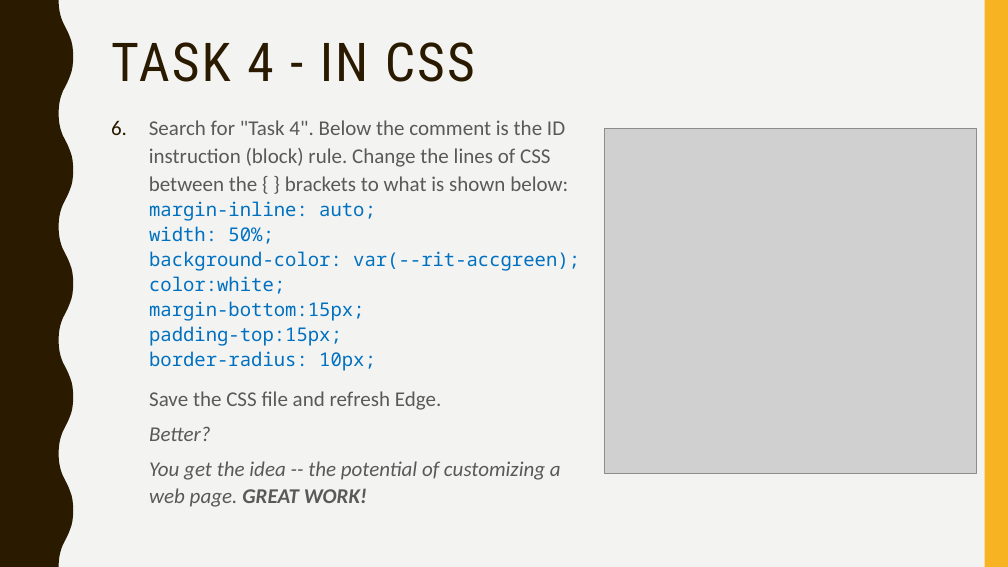
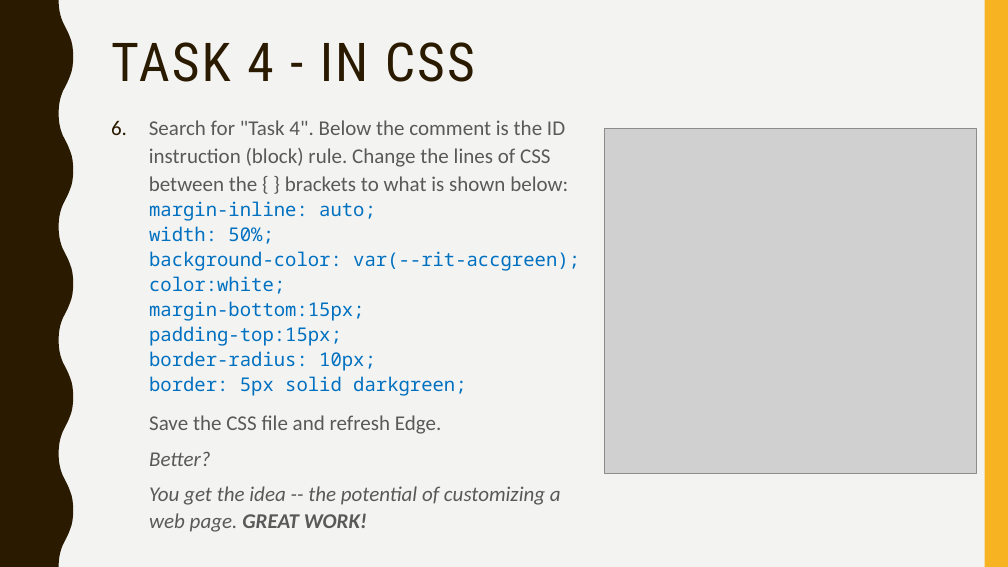
Before and after one commit to MAD-NTID/SVP-LLM-Web2, a slide deck: slide 19 of SVP-mobiweb-web-guide-Wed-2.pptx (slide 20 before the commit). Drawn at 1008x567 pixels with LibreOffice and Linux fonts; fonts in the diff are those of the drawing; grey boxes stand for pictures. Boxes give left, top, right and bottom in pixels: in the first picture for what was removed or moved away, otherwise in the second. Text is boxed around its words. In the diff, an @@ line names an element or a change of style, - is before the commit and + after.

```diff
--- a/SVP-mobiweb-web-guide-Wed-2.pptx
+++ b/SVP-mobiweb-web-guide-Wed-2.pptx
@@ text at [149, 376, 466, 396]: paragraph added @@
+border: 5px solid darkgreen;
```
Also in this commit, not shown: 3 other slides changed, 2 slides added, 2 slides removed, 26 other files.
